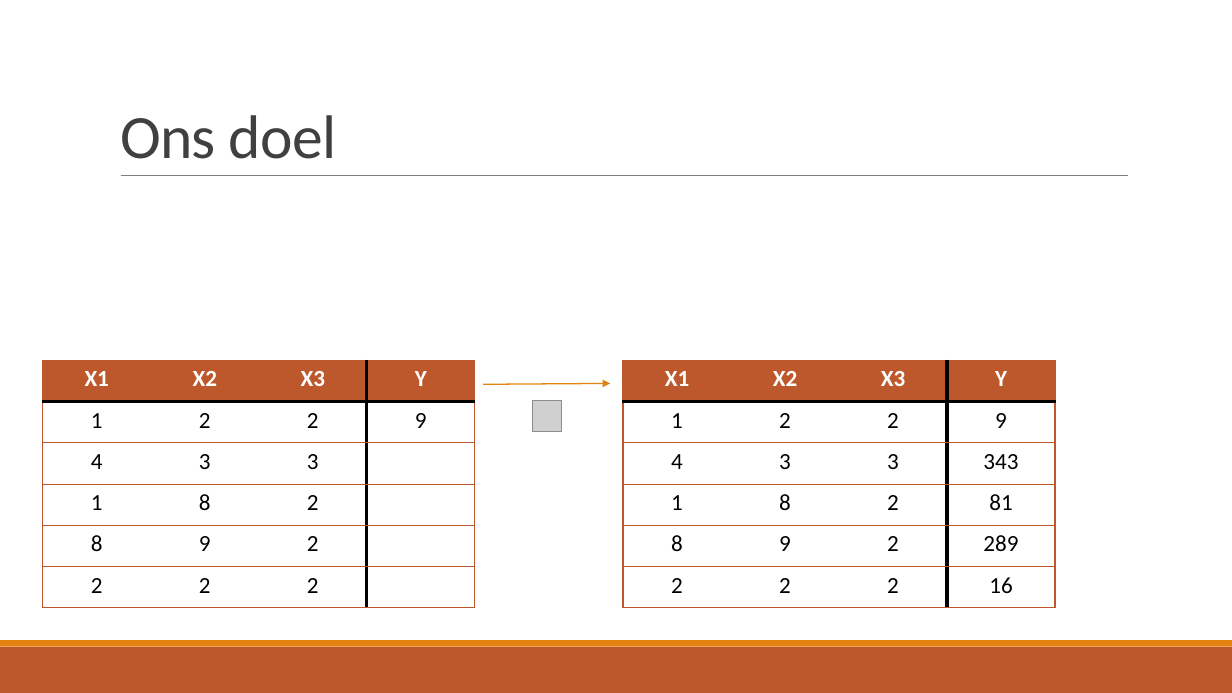
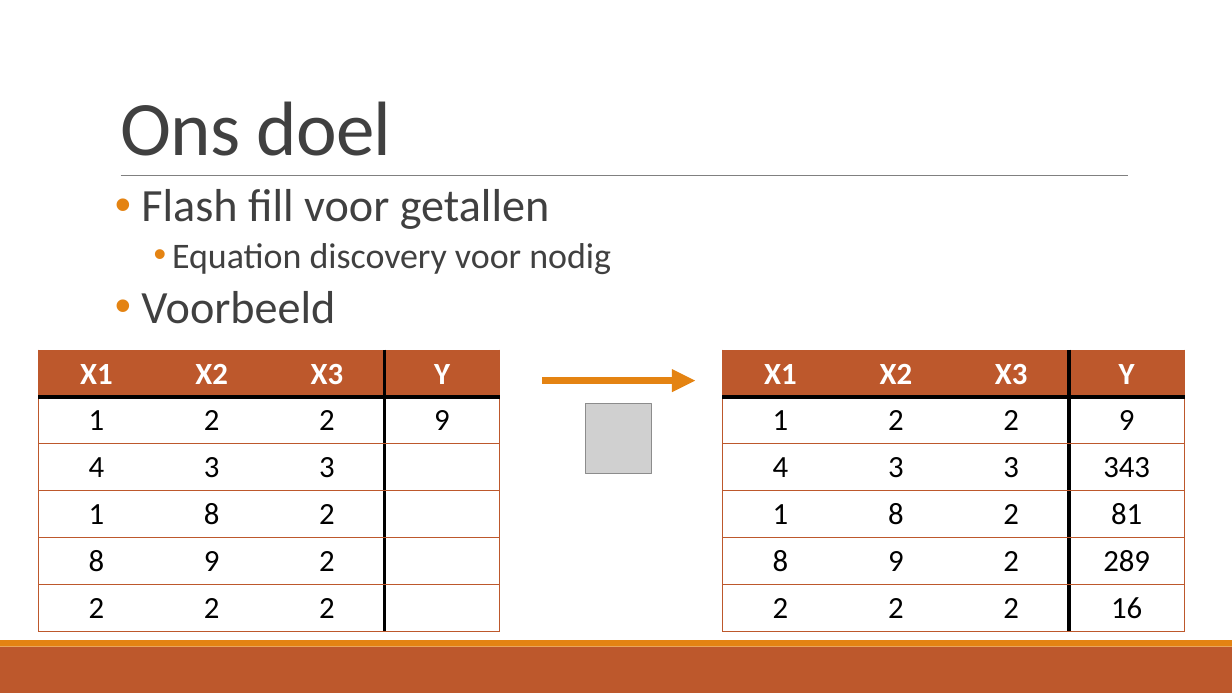
Before and after one commit to TomDeGroote/Bachelorproef, a slide deck: slide 5 of Opdracht 2/Literatuurstudie.pptx (slide 18 before the commit). Drawn at 1232x693 pixels with LibreOffice and Linux fonts; fonts in the diff are those of the drawing; grey boxes stand for pictures. Boxes give left, top, right and bottom in pixels: in the first picture for what was removed or moved away, otherwise in the second. Text is boxed around its words. In the diff, an @@ line names an element or a change of style, - is before the commit and + after.

```diff
--- a/Opdracht 2/Literatuurstudie.pptx
+++ b/Opdracht 2/Literatuurstudie.pptx
@@ title "Ons doel" at (x1=120, y1=101, x2=391, y2=156): size 48 to 60 pt @@
@@ text added at (x1=141, y1=189, x2=611, y2=324), 36 pt, text #404040 @@
+• Flash fill voor getallen
+    • Equation discovery voor nodig
+• Voorbeeld
@@ table at (x1=39, y1=350, x2=501, y2=628) @@
@@ size 18 to 24 pt @@
@@ table resized from (x1=43, y1=360, x2=475, y2=608) to (x1=39, y1=350, x2=501, y2=628) @@
@@ table at (x1=723, y1=350, x2=1185, y2=628) @@
@@ size 18 to 24 pt @@
@@ table resized from (x1=623, y1=360, x2=1055, y2=608) to (x1=723, y1=350, x2=1185, y2=628) @@
@@ arrow moved from (483, 384) - (611, 384) to (543, 381) - (695, 381) @@
@@ arrow (543, 381) - (695, 381): stroke #E48312 1 pt to #E48312 6 pt @@
@@ picture removed at (x1=532, y1=400, x2=562, y2=431) @@
@@ picture added at (x1=585, y1=404, x2=652, y2=474) @@
```
Also in this commit, not shown: 19 other slides changed, 4 slides added, 5 slides removed.
